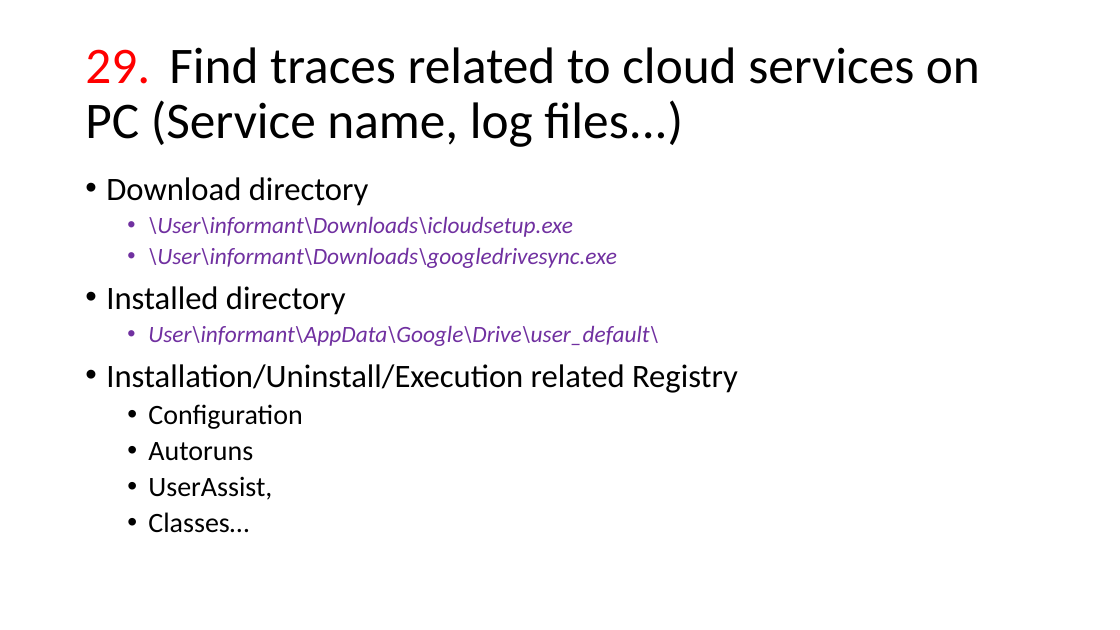
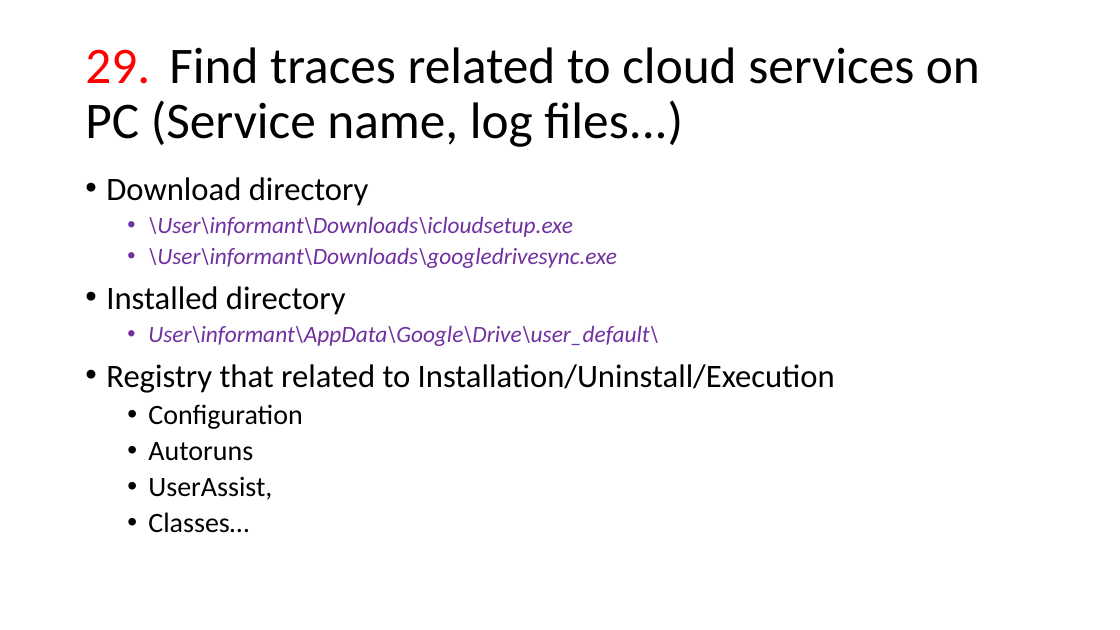
Before and after one commit to frankwxu/digital-forensics-lab, a slide deck: slide 21 of NIST_Data_Leakage_Case/NIST_Data_Leakage_07_NetworkDrive_Cloud.pptx (slide 18 before the commit). Drawn at 1120x630 pixels with LibreOffice and Linux fonts; fonts in the diff are those of the drawing; background and template pictures are left out. Boxes give left, top, right and bottom in pixels: in the first picture for what was removed or moved away, otherwise in the second. Text is boxed around its words. In the diff, an @@ line names an element or a change of style, - is before the commit and + after.

```diff
--- a/NIST_Data_Leakage_Case/NIST_Data_Leakage_07_NetworkDrive_Cloud.pptx
+++ b/NIST_Data_Leakage_Case/NIST_Data_Leakage_07_NetworkDrive_Cloud.pptx
@@ text at (106,364,835,393): text changed @@
-• Installation/Uninstall/Execution related Registry
+• Registry that related to Installation/Uninstall/Execution
```
Also in this commit, not shown: 4 other slides changed, 3 slides added, 1 other file.
